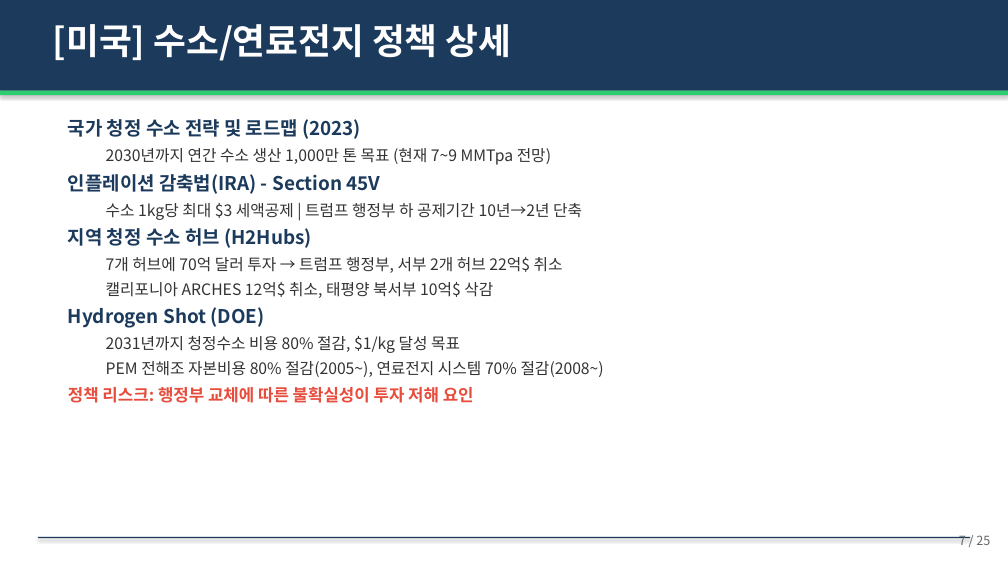
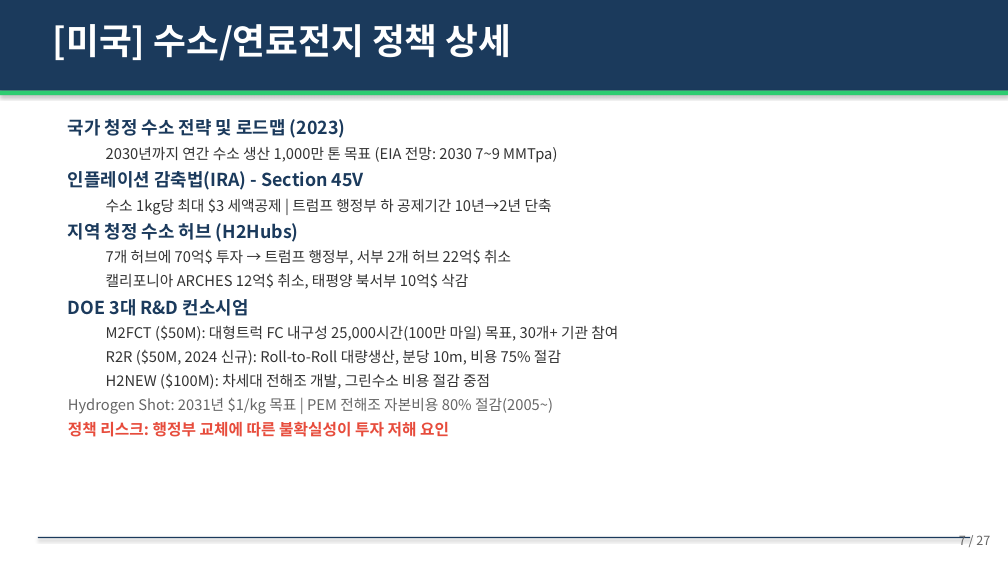
Before and after one commit to hpark1947/Hydrogen, a slide deck: slide 7 of 연료전지/연료전지_발표자료.pptx. Drawn at 1008x567 pixels with LibreOffice and Linux fonts; fonts in the diff are those of the drawing. Boxes give left, top, right and bottom in pixels: in the first picture for what was removed or moved away, otherwise in the second. Text is boxed around its words. In the diff, an @@ line names an element or a change of style, - is before the commit and + after.

```diff
--- a/연료전지/연료전지_발표자료.pptx
+++ b/연료전지/연료전지_발표자료.pptx
@@ text at <box>68,119,552,437</box>: size 18 to 17 pt in "국가 청정 수소 전략 및 로드맵 (2023)", "인플레이션 감축법(IRA) - Section 45V", "지역 청정 수소 허브 (H2Hubs)"; size 15 to 14 pt in "수소 1kg당 최대 $3 세액공제 | 트럼프 ...", "캘리포니아 ARCHES 12억$ 취소, 태평양 북서부 10억$ ..."; size 16 to 15 pt in "정책 리스크: 행정부 교체에 따른 불확실성이 투자 ..." @@
@@ text at <box>106,147,557,163</box>: text changed; size 15 to 14 pt @@
-  2030년까지 연간 수소 생산 1,000만 톤 목표 (현재 7~9 MMTpa 전망)
+  2030년까지 연간 수소 생산 1,000만 톤 목표 (EIA 전망: 2030 7~9 MMTpa)
@@ text at <box>106,249,511,265</box>: text changed; size 15 to 14 pt @@
-  7개 허브에 70억 달러 투자 → 트럼프 행정부, 서부 2개 허브 22억$ 취소
+  7개 허브에 70억$ 투자 → 트럼프 행정부, 서부 2개 허브 22억$ 취소
@@ text at <box>68,299,618,414</box>: text changed; size 15 to 14 pt @@
-Hydrogen Shot (DOE)
-  2031년까지 청정수소 비용 80% 절감, $1/kg 달성 목표
-  PEM 전해조 자본비용 80% 절감(2005~), 연료전지 시스템 70% 절감(2008~)
+DOE 3대 R&D 컨소시엄
+  M2FCT ($50M): 대형트럭 FC 내구성 25,000시간(100만 마일) 목표, 30개+ 기관 참여
+  R2R ($50M, 2024 신규): Roll-to-Roll 대량생산, 분당 10m, 비용 75% 절감
+  H2NEW ($100M): 차세대 전해조 개발, 그린수소 비용 절감 중점
+Hydrogen Shot: 2031년 $1/kg 목표 | PEM 전해조 자본비용 80% 절감(2005~)
@@ text at <box>959,535,990,545</box>: text changed @@
-7 / 25
+7 / 27
```
Also in this commit, not shown: 22 other slides changed, 3 slides added, 1 slide removed, 1 other file.
